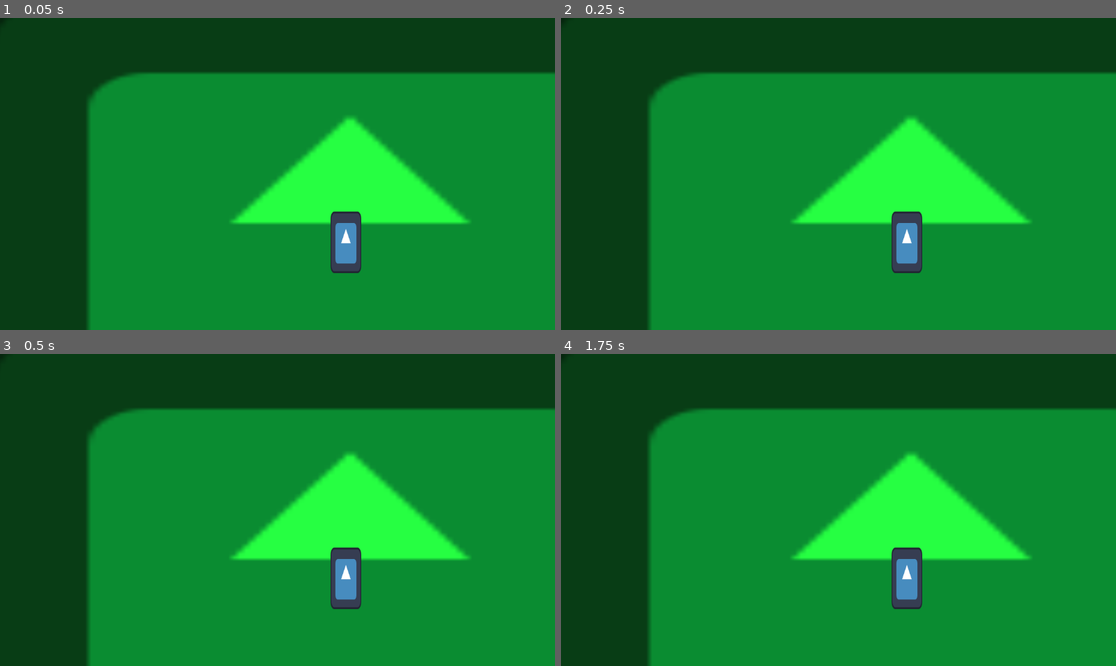
Above: before the commit, frames 1-4 (two rows, left to right).
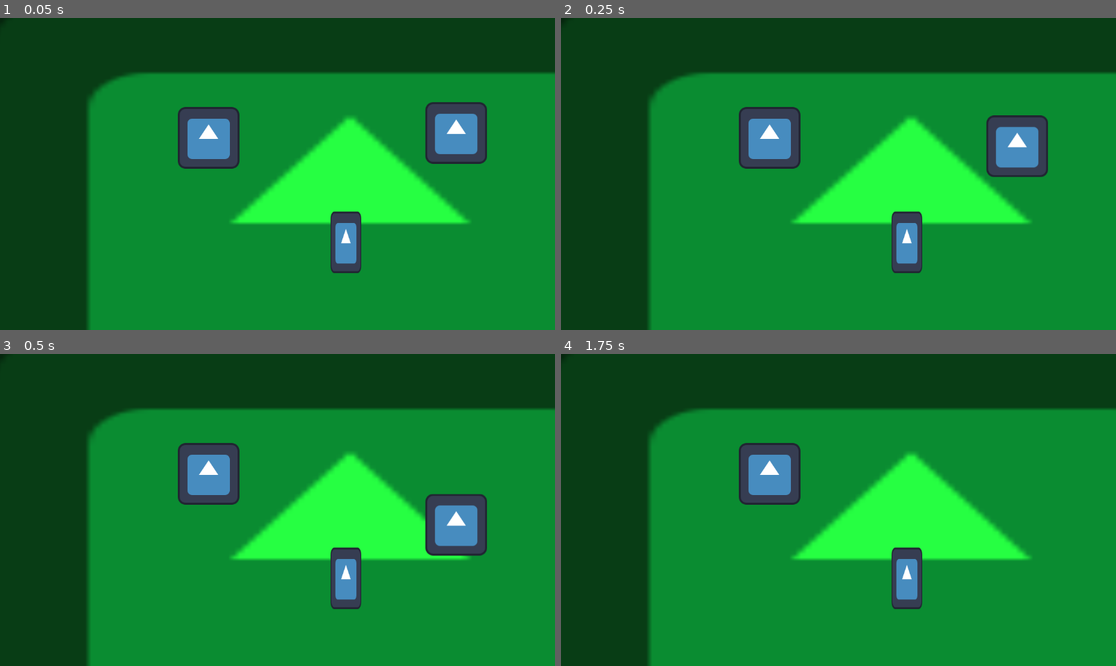
Above: after the commit, the same moments.

Repository: einmar/MalmoGameJam
Game: Godot game, scene res://scenes/sandbox/einars_sandbox.tscn
Same seed, same stepped clock (60 frames per second), same inputs: the game is played once before the commit and once after it. This scene is started directly instead of the project's main scene. The engine's default icon, where the game draws it, is replaced by a stand-in: a white triangle on a blue panel in a dark square.
Inputs:
- Up to frame 1 (0.05 s): no input
- Up to frame 2 (0.25 s): no input
- Up to frame 3 (0.5 s): no input
- Up to frame 4 (1.75 s): tap Enter at 1.25 s

The runs differ from the first frame. In frame 1, 4.4% of the frame differs, in the area x 32-88%, y 26-49%; in frame 2, 4.4%; in frame 3, 4.4%, in the area x 32-88%, y 28-65%; in frame 4, 2.2%.

Commit message:
improved steering

Diff:
--- a/Scenes/Player/Car/car.gd
+++ b/Scenes/Player/Car/car.gd
@@ -1,17 +1,19 @@
 extends CharacterBody2D
 
 @export var player: int = 0
-@export var steering_force: float = 5
+@export var steering_force: float = 2
 @export var max_speed: float = 400
 
 var steering: float = 0
 var speed: float = 0
 
 func _physics_process(delta: float) -> void:
+	velocity = get_last_motion()
 	var steering_input = Input.get_joy_axis(player,JOY_AXIS_LEFT_X)
 	var acceleration = Input.get_joy_axis(player,JOY_AXIS_LEFT_Y)
 	#steering = steering_input * deg_to_rad(steering)
-
+	if is_zero_approx(velocity.length()):
+		speed = 0
 	rotate(steering_input * steering_force * delta)
 	speed += acceleration
 	velocity = transform.y * (speed)
--- a/Scenes/Player/Car/car.tscn
+++ b/Scenes/Player/Car/car.tscn
@@ -1,7 +1,7 @@
 [gd_scene load_steps=4 format=3 uid="uid://dkchi0mhninvi"]
 
 [ext_resource type="Texture2D" uid="uid://b4j7t7hof3occ" path="res://icon.svg" id="1_fas2v"]
-[ext_resource type="Script" uid="uid://gfbn5pr2d5se" path="res://scenes/player/car/car.gd" id="1_qjbmi"]
+[ext_resource type="Script" uid="uid://gfbn5pr2d5se" path="res://Scenes/Player/Car/car.gd" id="1_qjbmi"]
 
 [sub_resource type="RectangleShape2D" id="RectangleShape2D_qjbmi"]
 size = Vector2(62, 124)
--- a/scenes/sandbox/einars_sandbox.tscn
+++ b/scenes/sandbox/einars_sandbox.tscn
@@ -1,9 +1,15 @@
-[gd_scene load_steps=4 format=3 uid="uid://cs83vhbet0gog"]
+[gd_scene load_steps=6 format=3 uid="uid://cs83vhbet0gog"]
 
 [ext_resource type="Texture2D" uid="uid://b4j7t7hof3occ" path="res://icon.svg" id="1_v7nae"]
-[ext_resource type="PackedScene" uid="uid://dkchi0mhninvi" path="res://scenes/player/car/car.tscn" id="2_csk1o"]
+[ext_resource type="PackedScene" uid="uid://dkchi0mhninvi" path="res://Scenes/Player/Car/car.tscn" id="2_csk1o"]
 
 [sub_resource type="CanvasItemMaterial" id="CanvasItemMaterial_8f8w6"]
+
+[sub_resource type="RectangleShape2D" id="RectangleShape2D_c3apa"]
+size = Vector2(128, 128)
+
+[sub_resource type="PhysicsMaterial" id="PhysicsMaterial_c3apa"]
+bounce = 0.55
 
 [node name="EinarsSandbox" type="Node2D"]
 
@@ -16,3 +22,23 @@
 
 [node name="Car" parent="." instance=ExtResource("2_csk1o")]
 position = Vector2(718, 466)
+motion_mode = 1
+
+[node name="RigidBody2D" type="RigidBody2D" parent="."]
+position = Vector2(947, 238)
+
+[node name="Sprite2D" type="Sprite2D" parent="RigidBody2D"]
+texture = ExtResource("1_v7nae")
+
+[node name="CollisionShape2D" type="CollisionShape2D" parent="RigidBody2D"]
+shape = SubResource("RectangleShape2D_c3apa")
+
+[node name="StaticBody2D" type="StaticBody2D" parent="."]
+position = Vector2(433, 249)
+physics_material_override = SubResource("PhysicsMaterial_c3apa")
+
+[node name="CollisionShape2D" type="CollisionShape2D" parent="StaticBody2D"]
+shape = SubResource("RectangleShape2D_c3apa")
+
+[node name="Sprite2D" type="Sprite2D" parent="StaticBody2D"]
+texture = ExtResource("1_v7nae")
--- a/scenes/sandbox/sasa_sandbox.tscn
+++ b/scenes/sandbox/sasa_sandbox.tscn
@@ -1,6 +1,6 @@
 [gd_scene load_steps=2 format=3 uid="uid://dxoe84bmonmqc"]
 
-[ext_resource type="PackedScene" uid="uid://jlm4ay5ndld7" path="res://scenes/enemies/basic_enemy/basic_enemy.tscn" id="1_kl553"]
+[ext_resource type="PackedScene" uid="uid://jlm4ay5ndld7" path="res://Scenes/enemies/basic_enemy/basic_enemy.tscn" id="1_kl553"]
 
 [node name="SasaSandbox" type="Node2D"]
 
